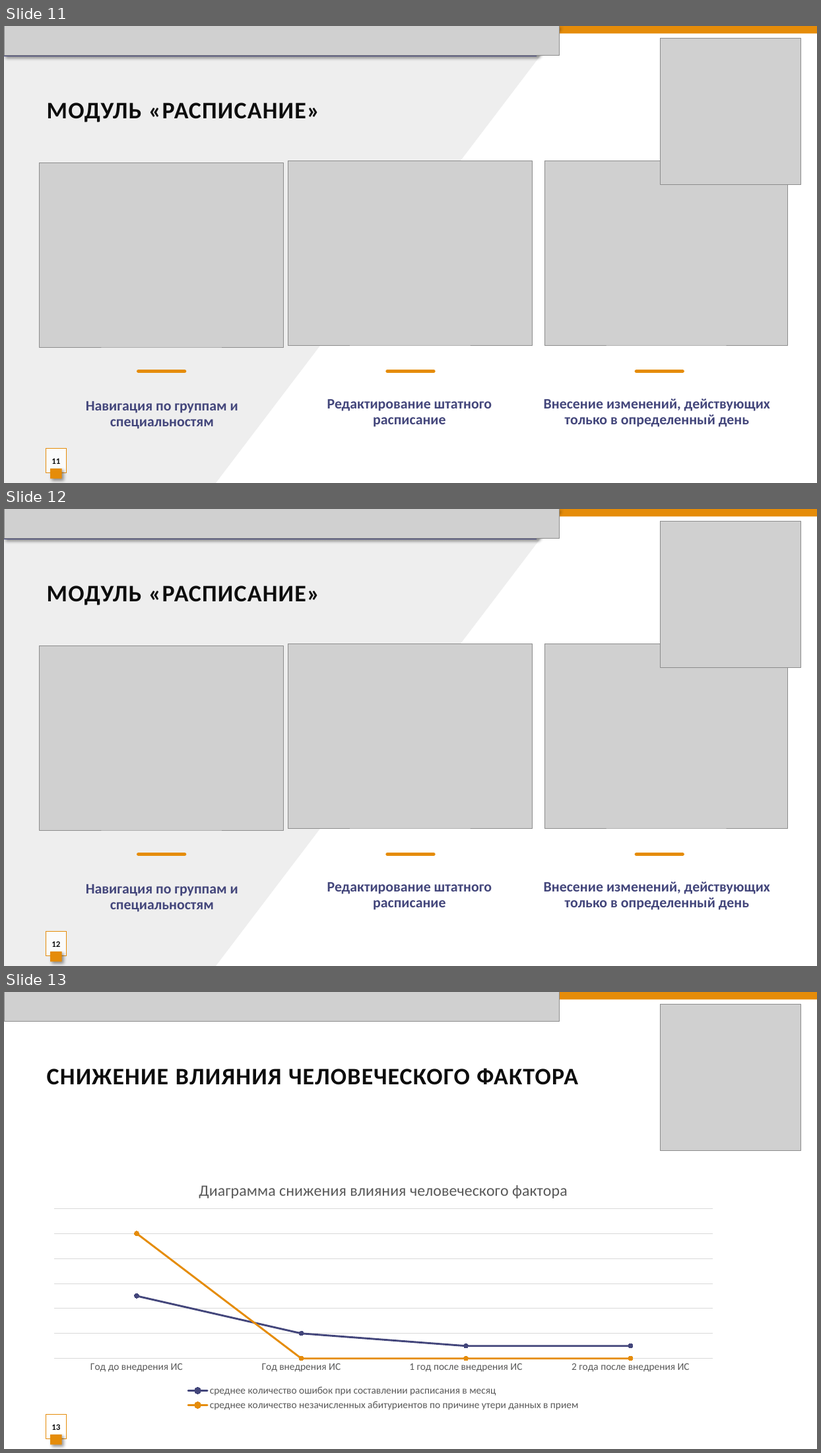
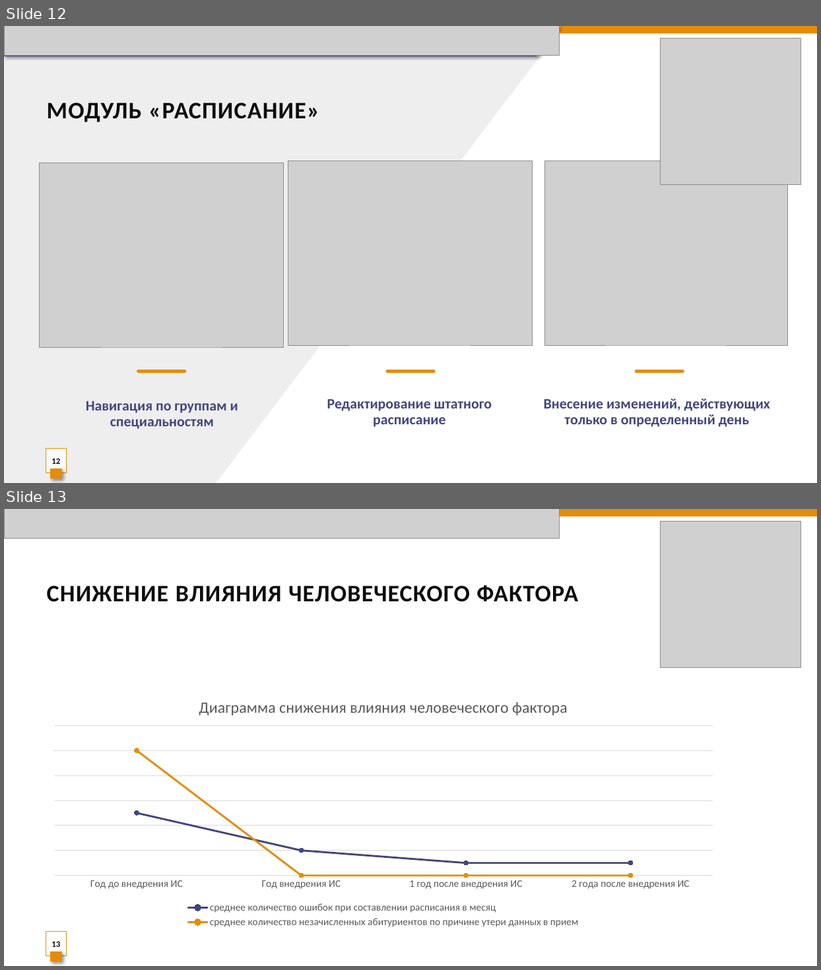
Before and after one commit to Alex2021cyberhuman/technical-school-automation-system, a slide deck: 10_Cистема_Техникум.pptx. Shown one above the other, each under a label of ours: slides 11, 12 and 13 before the commit, slides 12 and 13 after it. The pictures are 821x1453 and 821x970 pixels, drawn with LibreOffice and Linux fonts; fonts in the diff are those of the drawing; grey boxes stand for pictures. Boxes give left, top, right and bottom in pixels: in the first picture for what was removed or moved away, otherwise in the second. Text is boxed around its words. In the diff, an @@ line names an element or a change of style, - is before the commit and + after.

```diff
--- a/10_Cистема_Техникум.pptx
+++ b/10_Cистема_Техникум.pptx
@@ slide 12 removed at [4,509,817,966], background #FFFFFF; not listed: 6 template elements that a slide beside it also shows @@
@@ picture removed at [4,509,560,538] @@
@@ picture removed at [660,521,801,668] @@
@@ title removed at [47,586,319,605] @@
-МОДУЛЬ «РАСПИСАНИЕ»
@@ picture removed at [40,646,283,830] @@
@@ picture removed at [288,644,532,828] @@
@@ picture removed at [545,644,788,828] @@
@@ text removed at [86,885,238,912] @@
-Навигация по группам и специальностям
@@ text removed at [327,883,492,910] @@
-Редактирование штатного расписание
@@ text removed at [544,882,770,910] @@
-Внесение изменений, действующих только в определенный день
@@ page number removed at [46,931,66,956] @@
-12
@@ rectangle removed at [50,952,62,962] @@
@@ what was slide 11 is now slide 12 @@
@@ page number at [52,458,60,464]: text changed @@
-11
+12
```
Also in this commit, not shown: 6 slides changed, 1 other file.
